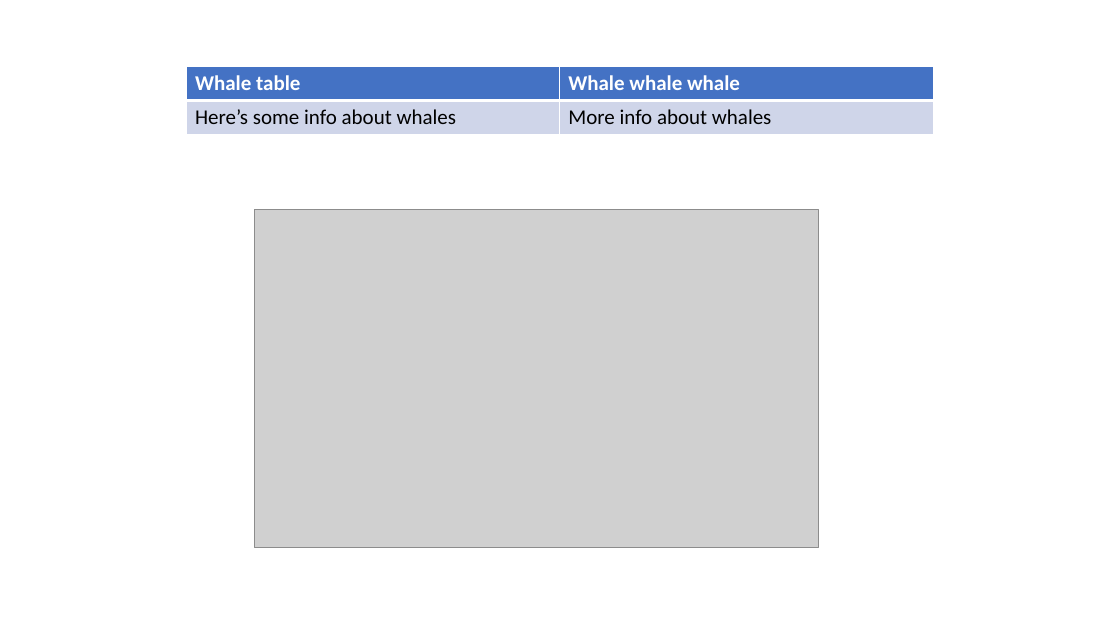
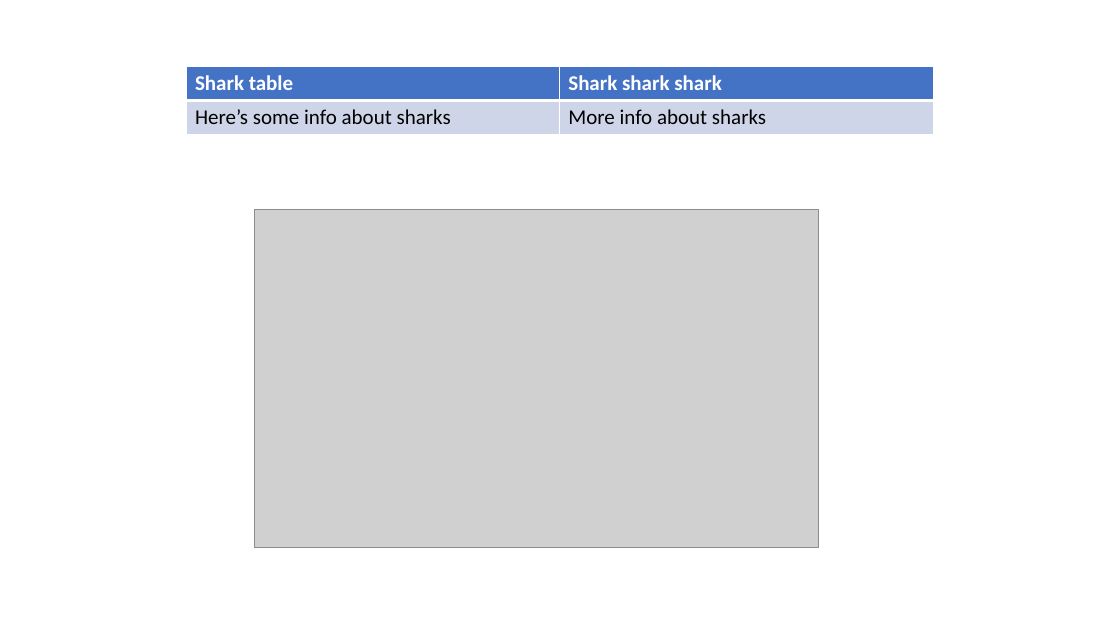
Before and after one commit to sagedrake/bulk-find-and-replace, a slide deck: slide 5 of TestFiles/shark.pptx. Drawn at 1120x630 pixels with LibreOffice and Linux fonts; fonts in the diff are those of the drawing; grey boxes stand for pictures. Boxes give left, top, right and bottom in pixels: in the first picture for what was removed or moved away, otherwise in the second. Text is boxed around its words. In the diff, an @@ line names an element or a change of style, - is before the commit and + after.

```diff
--- a/TestFiles/shark.pptx
+++ b/TestFiles/shark.pptx
@@ table at <box>187,66,933,134</box> @@
-row 1, column 1: Whale table
+row 1, column 1: Shark table
-row 1, column 2: Whale whale whale
+row 1, column 2: Shark shark shark
-row 2, column 1: Here’s some info about whales
+row 2, column 1: Here’s some info about sharks
-row 2, column 2: More info about whales
+row 2, column 2: More info about sharks
```
Also in this commit, not shown: 3 other slides changed, 1 other file.
